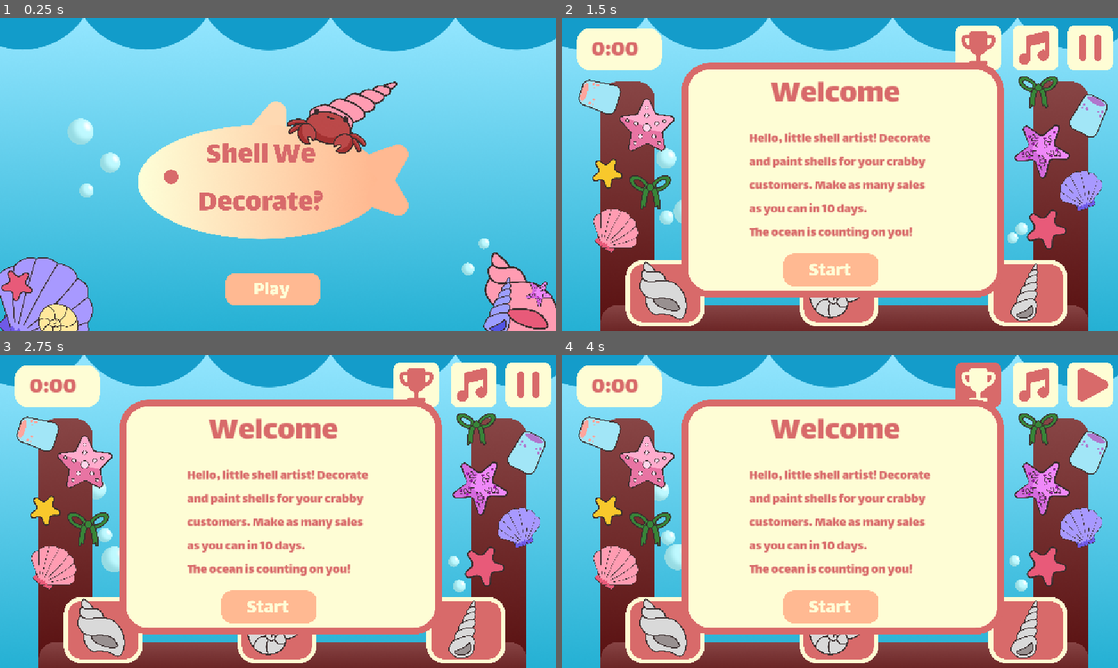
Above: before the commit, frames 1-4 (two rows, left to right).
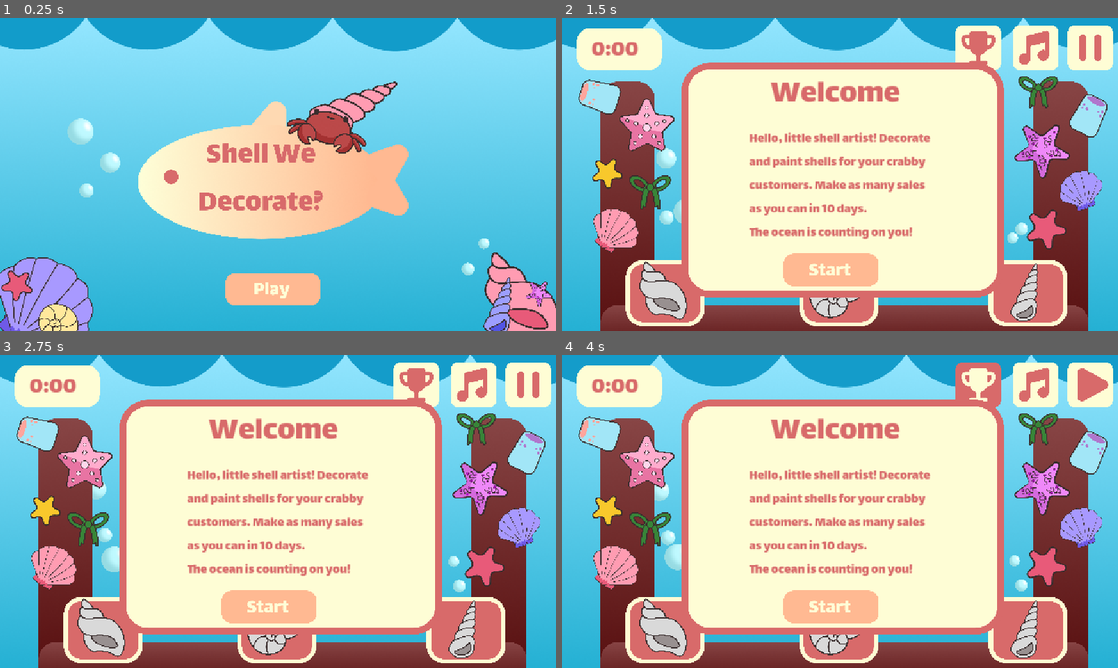
Above: after the commit, the same moments.

Repository: vishyyyyyyyyy/shell-we-decorate
Game: Godot game, scene res://scenes/menu.tscn
Same seed, same stepped clock (60 frames per second), same inputs: the game is played once before the commit and once after it.
Inputs (mouse positions are in pixels of both pictures, inside the frame that each line leads up to):
- Up to frame 1 (0.25 s): no input
- Up to frame 2 (1.5 s): tap Enter at 0.5 s; move the mouse to (834, 287) at 0.52 s; hold Right 0.53-1.28 s; tap Alt at 0.6 s; click (834, 287) at 0.67 s; move the mouse to (662, 293) at 1.27 s; hold Down from 1.28 s (still down); tap Shift at 1.35 s; click (662, 293) at 1.42 s
- Up to frame 3 (2.75 s): move the mouse to (472, 383) at 2.02 s; release Down at 2.03 s; hold Right from 2.03 s (still down); tap Alt at 2.1 s; click (472, 383) at 2.17 s
- Up to frame 4 (4 s): move the mouse to (1090, 383) at 2.77 s; release Right at 2.78 s; hold Up 2.78-3.53 s; tap Shift at 2.85 s; click (1090, 383) at 2.92 s; tap Space at 3.5 s; move the mouse to (979, 383) at 3.52 s; hold Left from 3.53 s (still down); tap Alt at 3.6 s; click (979, 383) at 3.67 s

The runs differ from the first frame. In frame 1, 0.4% of the frame differs, in the area x 0-100%, y 0-11%; in frame 2, 0.8%; in frame 3, 1.6%; in frame 4, 1.4%.

Commit message:
animate wave

Diff:
--- a/new-game-project/scenes/game.tscn
+++ b/new-game-project/scenes/game.tscn
@@ -1044,7 +1044,7 @@
 
 [sub_resource type="Animation" id="Animation_mmvbu"]
 resource_name = "new_achievement"
-length = 1.5
+length = 2.6
 tracks/0/type = "value"
 tracks/0/imported = false
 tracks/0/enabled = true
@@ -1052,7 +1052,7 @@
 tracks/0/interp = 1
 tracks/0/loop_wrap = true
 tracks/0/keys = {
-"times": PackedFloat32Array(0, 0.5, 1.06667, 1.5),
+"times": PackedFloat32Array(0, 0.5, 2.1, 2.53333),
 "transitions": PackedFloat32Array(1, 1, 1, 1),
 "update": 0,
 "values": [Color(1, 1, 1, 0), Color(1, 1, 1, 1), Color(1, 1, 1, 1), Color(1, 1, 1, 0)]
@@ -1064,7 +1064,7 @@
 tracks/1/interp = 1
 tracks/1/loop_wrap = true
 tracks/1/keys = {
-"times": PackedFloat32Array(0, 0.5, 1.06667, 1.5),
+"times": PackedFloat32Array(0, 0.5, 2.1, 2.53333),
 "transitions": PackedFloat32Array(1, 1, 1, 1),
 "update": 0,
 "values": [Color(1, 1, 1, 0), Color(1, 1, 1, 1), Color(1, 1, 1, 1), Color(1, 1, 1, 0)]
@@ -1076,7 +1076,7 @@
 tracks/2/interp = 1
 tracks/2/loop_wrap = true
 tracks/2/keys = {
-"times": PackedFloat32Array(0, 0.5, 1.06667, 1.5),
+"times": PackedFloat32Array(0, 0.5, 2.1, 2.53333),
 "transitions": PackedFloat32Array(1, 1, 1, 1),
 "update": 0,
 "values": [Color(1, 1, 1, 0), Color(1, 1, 1, 1), Color(1, 1, 1, 1), Color(1, 1, 1, 0)]
@@ -1088,7 +1088,7 @@
 tracks/3/interp = 1
 tracks/3/loop_wrap = true
 tracks/3/keys = {
-"times": PackedFloat32Array(0, 0.5, 1.06667, 1.5),
+"times": PackedFloat32Array(0, 0.5, 2.1, 2.53333),
 "transitions": PackedFloat32Array(1, 1, 1, 1),
 "update": 0,
 "values": [Color(1, 1, 1, 0), Color(1, 1, 1, 1), Color(1, 1, 1, 1), Color(1, 1, 1, 0)]
@@ -1100,7 +1100,7 @@
 tracks/4/interp = 1
 tracks/4/loop_wrap = true
 tracks/4/keys = {
-"times": PackedFloat32Array(0, 0.5, 1.06667, 1.5),
+"times": PackedFloat32Array(0, 0.5, 2.1, 2.53333),
 "transitions": PackedFloat32Array(1, 1, 1, 1),
 "update": 0,
 "values": [Color(1, 1, 1, 0), Color(1, 1, 1, 1), Color(1, 1, 1, 1), Color(1, 1, 1, 0)]
@@ -1112,7 +1112,7 @@
 tracks/5/interp = 1
 tracks/5/loop_wrap = true
 tracks/5/keys = {
-"times": PackedFloat32Array(0, 0.5, 1.06667, 1.5),
+"times": PackedFloat32Array(0, 0.5, 2.1, 2.53333),
 "transitions": PackedFloat32Array(1, 1, 1, 1),
 "update": 0,
 "values": [Color(1, 1, 1, 0), Color(1, 1, 1, 1), Color(1, 1, 1, 1), Color(1, 1, 1, 0)]
@@ -1400,6 +1400,44 @@
 &"float": SubResource("Animation_7gkqi")
 }
 
+[sub_resource type="Animation" id="Animation_g6gyw"]
+resource_name = "wave"
+length = 2.0
+loop_mode = 1
+tracks/0/type = "value"
+tracks/0/imported = false
+tracks/0/enabled = true
+tracks/0/path = NodePath(".:position")
+tracks/0/interp = 1
+tracks/0/loop_wrap = true
+tracks/0/keys = {
+"times": PackedFloat32Array(0, 1, 2),
+"transitions": PackedFloat32Array(1, 1, 1),
+"update": 0,
+"values": [Vector2(558, -88), Vector2(590, -88), Vector2(558, -88)]
+}
+
+[sub_resource type="Animation" id="Animation_3dmrc"]
+length = 0.001
+tracks/0/type = "value"
+tracks/0/imported = false
+tracks/0/enabled = true
+tracks/0/path = NodePath(".:position")
+tracks/0/interp = 1
+tracks/0/loop_wrap = true
+tracks/0/keys = {
+"times": PackedFloat32Array(0),
+"transitions": PackedFloat32Array(1),
+"update": 0,
+"values": [Vector2(558, -88)]
+}
+
+[sub_resource type="AnimationLibrary" id="AnimationLibrary_81l6r"]
+_data = {
+&"RESET": SubResource("Animation_3dmrc"),
+&"wave": SubResource("Animation_g6gyw")
+}
+
 [node name="Node2D" type="Node2D"]
 script = ExtResource("1_264po")
 crab_textures = Array[Texture2D]([ExtResource("4_37s47"), ExtResource("5_bt5mj"), ExtResource("3_5newe")])
@@ -2833,6 +2871,7 @@
 metadata/_edit_lock_ = true
 
 [node name="label2" type="Label" parent="end day"]
+visible = false
 z_index = 2
 anchors_preset = -1
 anchor_right = 0.250868
@@ -2851,6 +2890,7 @@
 metadata/_edit_use_anchors_ = true
 
 [node name="label3" type="Label" parent="end day"]
+visible = false
 z_index = 2
 anchors_preset = -1
 anchor_right = 0.309896
@@ -2869,6 +2909,7 @@
 metadata/_edit_use_anchors_ = true
 
 [node name="label" type="Label" parent="end day"]
+visible = false
 z_index = 2
 anchors_preset = -1
 anchor_left = -0.135417
@@ -2884,6 +2925,7 @@
 metadata/_edit_use_anchors_ = true
 
 [node name="newday" type="Area2D" parent="end day"]
+visible = false
 z_index = 1
 position = Vector2(184, -48)
 script = ExtResource("33_twgab")
@@ -2914,6 +2956,7 @@
 disabled = true
 
 [node name="shop" type="Area2D" parent="end day"]
+visible = false
 z_index = 1
 position = Vector2(-152, -48)
 script = ExtResource("37_02fa5")
@@ -2944,6 +2987,7 @@
 disabled = true
 
 [node name="panelselect" type="Area2D" parent="end day"]
+visible = false
 script = ExtResource("38_pr1ej")
 
 [node name="CollisionShape2D" type="CollisionShape2D" parent="end day/panelselect"]
@@ -3003,7 +3047,7 @@
 theme_override_colors/font_color = Color(0.847059, 0.415686, 0.415686, 1)
 theme_override_fonts/font = ExtResource("29_sgl2t")
 theme_override_font_sizes/font_size = 130
-text = "100"
+text = "150"
 horizontal_alignment = 1
 vertical_alignment = 1
 metadata/_edit_use_anchors_ = true
@@ -3035,7 +3079,7 @@
 theme_override_colors/font_color = Color(0.847059, 0.415686, 0.415686, 1)
 theme_override_fonts/font = ExtResource("29_sgl2t")
 theme_override_font_sizes/font_size = 130
-text = "200"
+text = "300"
 horizontal_alignment = 1
 vertical_alignment = 1
 metadata/_edit_use_anchors_ = true
@@ -3067,7 +3111,7 @@
 theme_override_colors/font_color = Color(0.847059, 0.415686, 0.415686, 1)
 theme_override_fonts/font = ExtResource("29_sgl2t")
 theme_override_font_sizes/font_size = 130
-text = "300"
+text = "600"
 horizontal_alignment = 1
 vertical_alignment = 1
 metadata/_edit_use_anchors_ = true
@@ -3099,7 +3143,7 @@
 theme_override_colors/font_color = Color(0.847059, 0.415686, 0.415686, 1)
 theme_override_fonts/font = ExtResource("29_sgl2t")
 theme_override_font_sizes/font_size = 130
-text = "400"
+text = "800"
 horizontal_alignment = 1
 vertical_alignment = 1
 metadata/_edit_use_anchors_ = true
@@ -3145,7 +3189,7 @@
 theme_override_colors/font_color = Color(0.847059, 0.415686, 0.415686, 1)
 theme_override_fonts/font = ExtResource("29_sgl2t")
 theme_override_font_sizes/font_size = 130
-text = "500"
+text = "1200"
 horizontal_alignment = 1
 vertical_alignment = 1
 metadata/_edit_use_anchors_ = true
@@ -3197,7 +3241,7 @@
 theme_override_colors/font_color = Color(0.847059, 0.415686, 0.415686, 1)
 theme_override_fonts/font = ExtResource("29_sgl2t")
 theme_override_font_sizes/font_size = 130
-text = "600"
+text = "1800"
 horizontal_alignment = 1
 vertical_alignment = 1
 metadata/_edit_use_anchors_ = true
@@ -3263,6 +3307,14 @@
 position = Vector2(952, 408)
 scale = Vector2(0.155312, 0.155312)
 texture = ExtResource("72_sxt1d")
+
+[node name="AnimationPlayer3" type="AnimationPlayer" parent="."]
+root_node = NodePath("../wave")
+libraries = {
+&"": SubResource("AnimationLibrary_81l6r")
+}
+autoplay = "wave"
+speed_scale = 0.5
 
 [connection signal="input_event" from="music" to="music" method="_on_input_event"]
 [connection signal="mouse_entered" from="music" to="music" method="_on_mouse_entered"]
--- a/new-game-project/scenes/menu.tscn
+++ b/new-game-project/scenes/menu.tscn
@@ -18,6 +18,44 @@
 [ext_resource type="Texture2D" uid="uid://bfuxgc6ua45yu" path="res://images/Vector 10.png" id="13_i42df"]
 [ext_resource type="Texture2D" uid="uid://qyptooa6c08a" path="res://images/crab (2).png" id="14_7jp70"]
 
+[sub_resource type="Animation" id="Animation_g6gyw"]
+resource_name = "wave"
+length = 2.0
+loop_mode = 1
+tracks/0/type = "value"
+tracks/0/imported = false
+tracks/0/enabled = true
+tracks/0/path = NodePath(".:position")
+tracks/0/interp = 1
+tracks/0/loop_wrap = true
+tracks/0/keys = {
+"times": PackedFloat32Array(0, 1, 2),
+"transitions": PackedFloat32Array(1, 1, 1),
+"update": 0,
+"values": [Vector2(558, -88), Vector2(590, -88), Vector2(558, -88)]
+}
+
+[sub_resource type="Animation" id="Animation_3dmrc"]
+length = 0.001
+tracks/0/type = "value"
+tracks/0/imported = false
+tracks/0/enabled = true
+tracks/0/path = NodePath(".:position")
+tracks/0/interp = 1
+tracks/0/loop_wrap = true
+tracks/0/keys = {
+"times": PackedFloat32Array(0),
+"transitions": PackedFloat32Array(1),
+"update": 0,
+"values": [Vector2(558, -88)]
+}
+
+[sub_resource type="AnimationLibrary" id="AnimationLibrary_81l6r"]
+_data = {
+&"RESET": SubResource("Animation_3dmrc"),
+&"wave": SubResource("Animation_g6gyw")
+}
+
 [sub_resource type="Animation" id="Animation_7jp70"]
 length = 0.001
 
@@ -104,12 +142,19 @@
 texture = ExtResource("1_g3eks")
 metadata/_edit_lock_ = true
 
+[node name="AnimationPlayer2" type="AnimationPlayer" parent="."]
+root_node = NodePath("../wave")
+libraries = {
+&"": SubResource("AnimationLibrary_81l6r")
+}
+autoplay = "wave"
+speed_scale = 0.5
+
 [node name="wave" type="Sprite2D" parent="."]
 modulate = Color(0.113725, 0.678431, 0.815686, 1)
 position = Vector2(558, -88)
 scale = Vector2(0.631846, 0.631846)
 texture = ExtResource("2_v86rl")
-metadata/_edit_lock_ = true
 
 [node name="Vector11" type="Sprite2D" parent="."]
 position = Vector2(1081, 578)
Not shown: 1 places in new-game-project/scenes/game.tscn that only renumber resources
Not shown: 1 places in new-game-project/scenes/menu.tscn that only renumber resources
